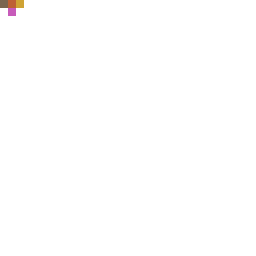
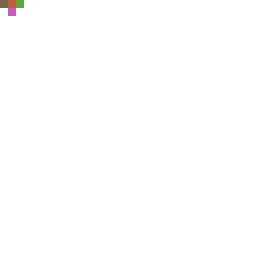
Revision of a layered 256 × 256 image; what changed, layer by layer:
painted on "Layer 1" over (x1=16, y1=0, x2=24, y2=8)
